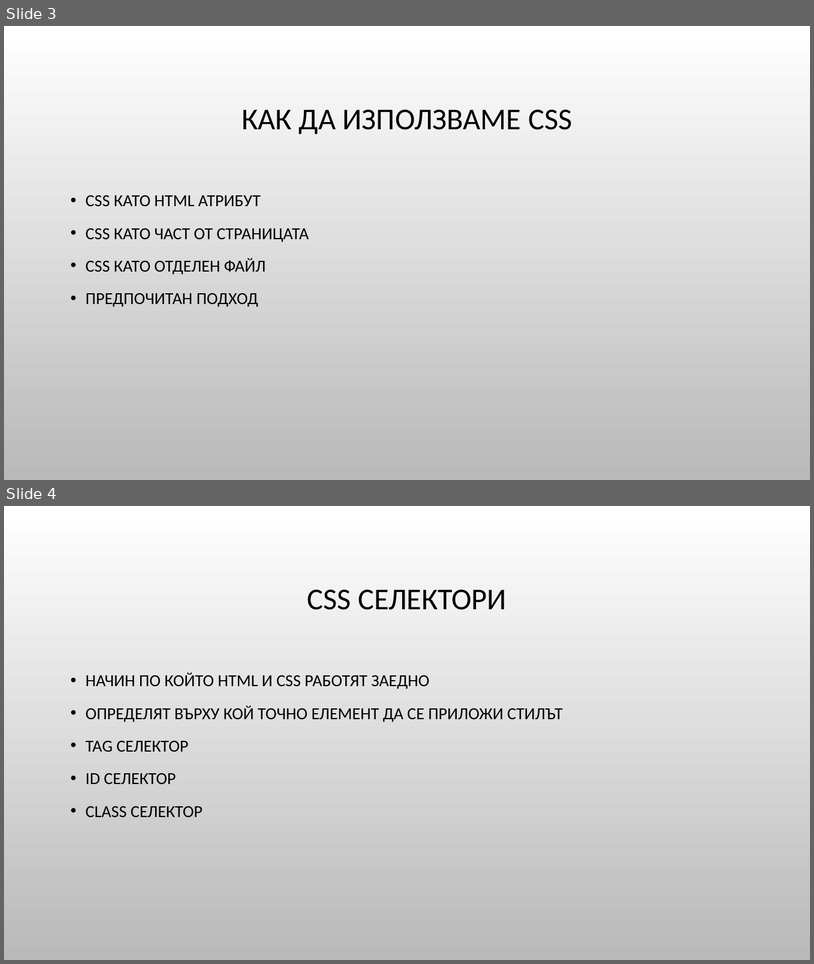
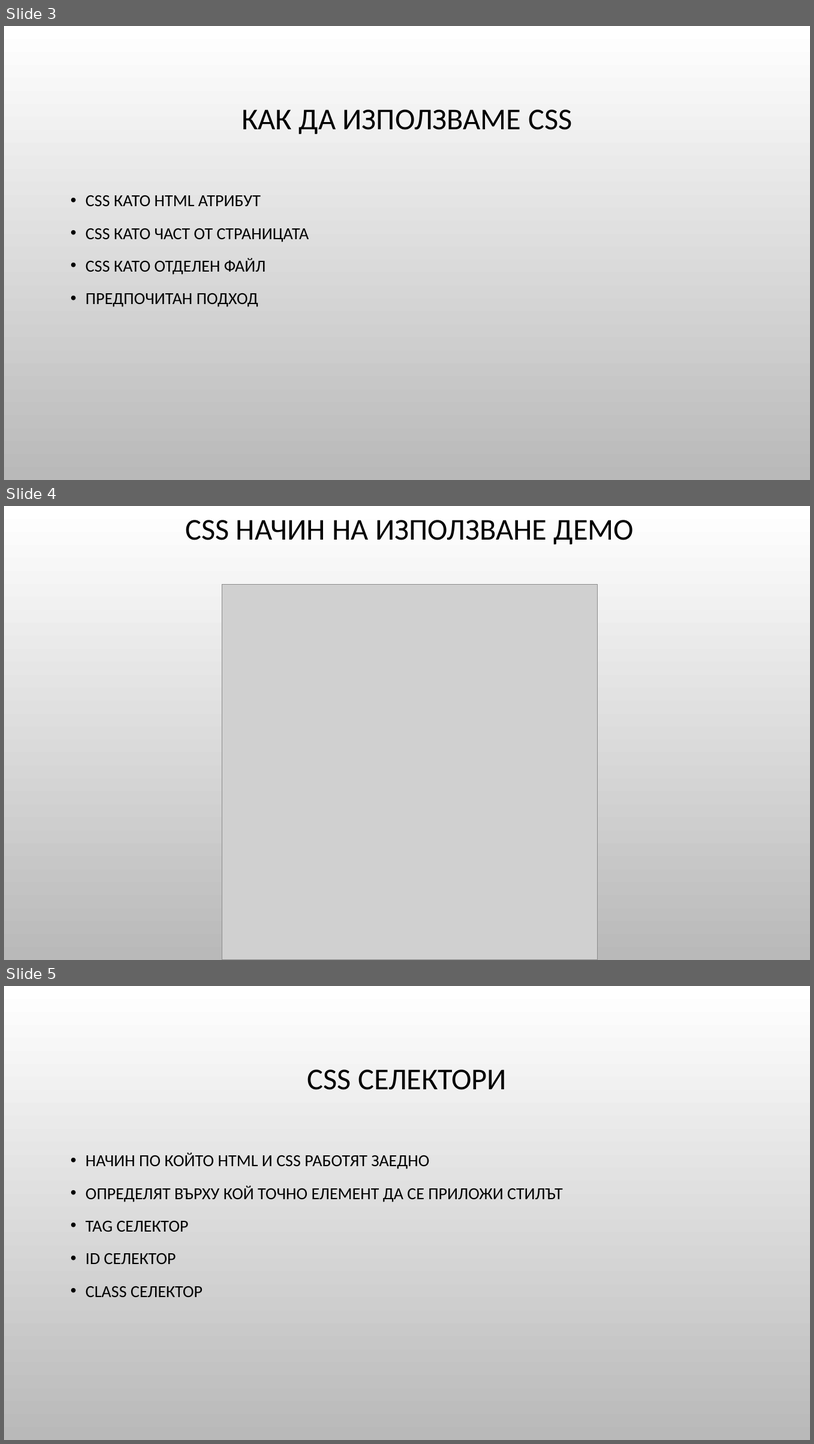
Before and after one commit to Bilyukov/php-mysql-course, a slide deck: 02.css-basics.pptx. Shown one above the other, each under a label of ours: slides 3 and 4 before the commit, slides 3, 4 and 5 after it. The pictures are 814x964 and 814x1444 pixels, drawn with LibreOffice and Linux fonts; fonts in the diff are those of the drawing; grey boxes stand for pictures; background and template pictures are left out. Boxes give left, top, right and bottom in pixels: in the first picture for what was removed or moved away, otherwise in the second. Text is boxed around its words. In the diff, an @@ line names an element or a change of style, - is before the commit and + after.

```diff
--- a/02.css-basics.pptx
+++ b/02.css-basics.pptx
@@ slide 4 added at <box>4,506,810,960</box>, background picture (left out) @@
@@ title added at <box>185,520,634,544</box>, 36 pt, text #000000 @@
+CSS НАЧИН НА ИЗПОЛЗВАНЕ ДЕМО
@@ picture added at <box>222,584,598,960</box> @@
@@ what was slide 4 is now slide 5 @@
```
Also in this commit, not shown: 5 other slides added, 8 other files.
